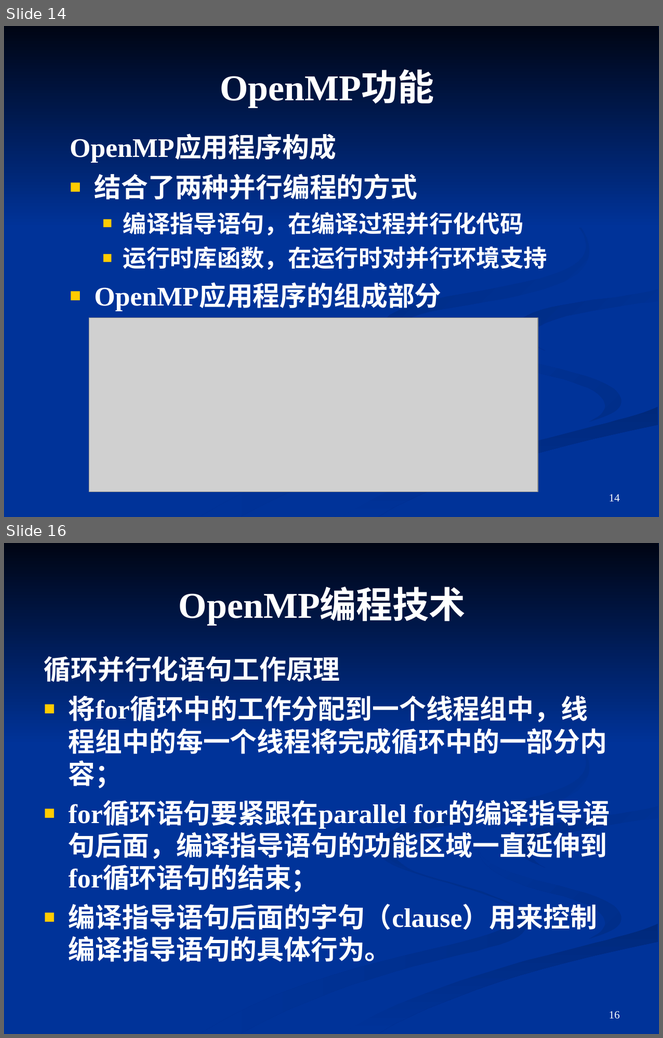
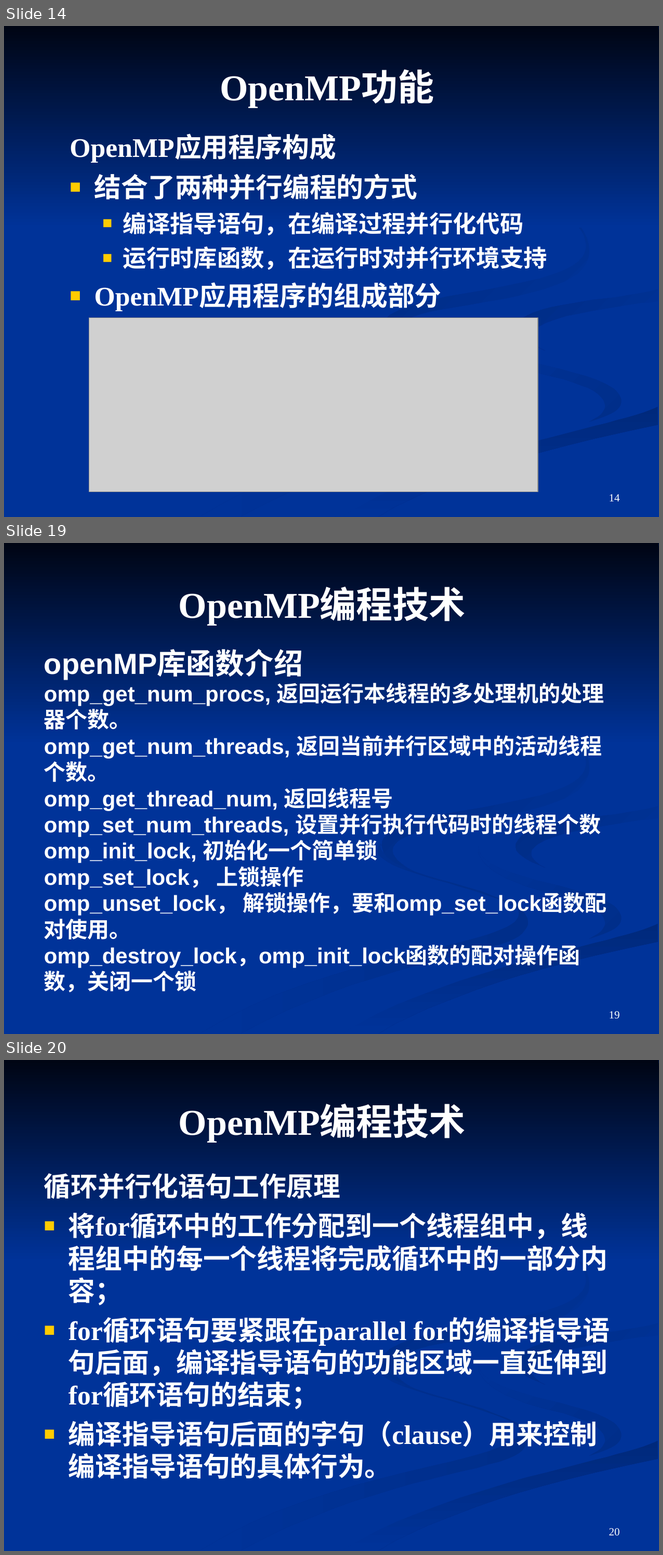
Before and after one commit to cedarli/linux, a slide deck: openMP/doc/OpenMP.ppt. Shown one above the other, each under a label of ours: slides 14 and 16 before the commit, slides 14, 19 and 20 after it; the slides between them are not shown. The pictures are 663x1038 and 663x1555 pixels, drawn with LibreOffice and Linux fonts; fonts in the diff are those of the drawing; grey boxes stand for pictures. Boxes give left, top, right and bottom in pixels: in the first picture for what was removed or moved away, otherwise in the second. Text is boxed around its words. In the diff, an @@ line names an element or a change of style, - is before the commit and + after.

```diff
--- a/openMP/doc/OpenMP.ppt
+++ b/openMP/doc/OpenMP.ppt
@@ slide 19 added at box(4, 543, 659, 1034), background #003399; not listed: 7 template elements that a slide beside it also shows @@
@@ title added at box(179, 589, 466, 625), 40 pt, text #FFFFFF, bold @@
+OpenMP编程技术
@@ text added at box(44, 651, 607, 993), 24 pt, text #FFFFFF, bold @@
+openMP库函数介绍
+omp_get_num_procs, 返回运行本线程的多处理机的处理器个数。
+omp_get_num_threads, 返回当前并行区域中的活动线程个数。
+omp_get_thread_num, 返回线程号
+omp_set_num_threads, 设置并行执行代码时的线程个数
+omp_init_lock, 初始化一个简单锁
+omp_set_lock， 上锁操作
+omp_unset_lock， 解锁操作，要和omp_set_lock函数配对使用。
+omp_destroy_lock，omp_init_lock函数的配对操作函数，关闭一个锁
@@ page number added at box(609, 1012, 620, 1019), 12 pt, text #FFFFFF @@
+19
@@ what was slide 16 is now slide 20 @@
@@ page number at box(609, 1529, 620, 1536): text changed @@
-16
+20
```
Also in this commit, not shown: 6 slides changed, 3 other slides added, 1 slide removed, 5 other files.
